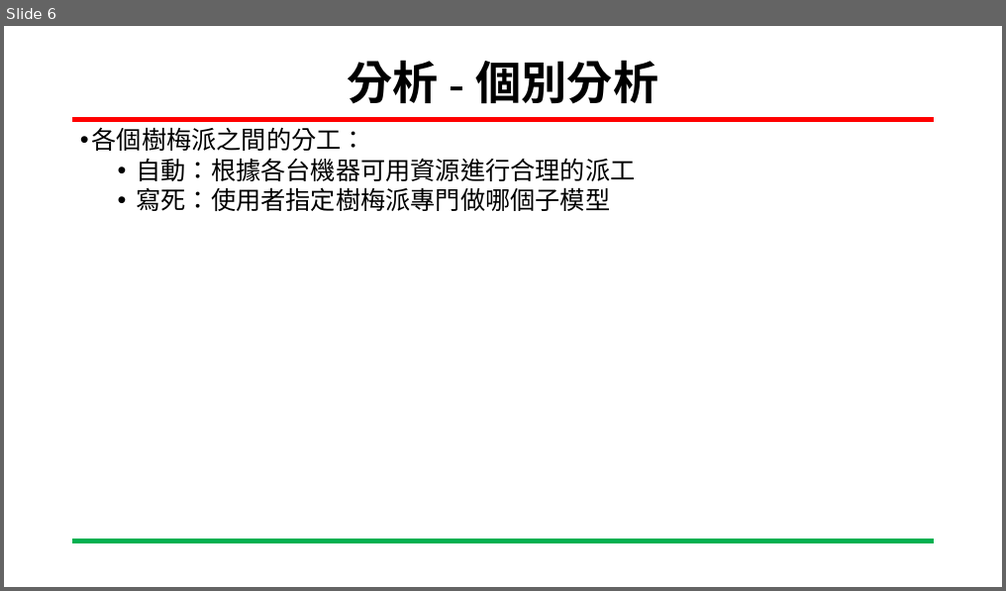
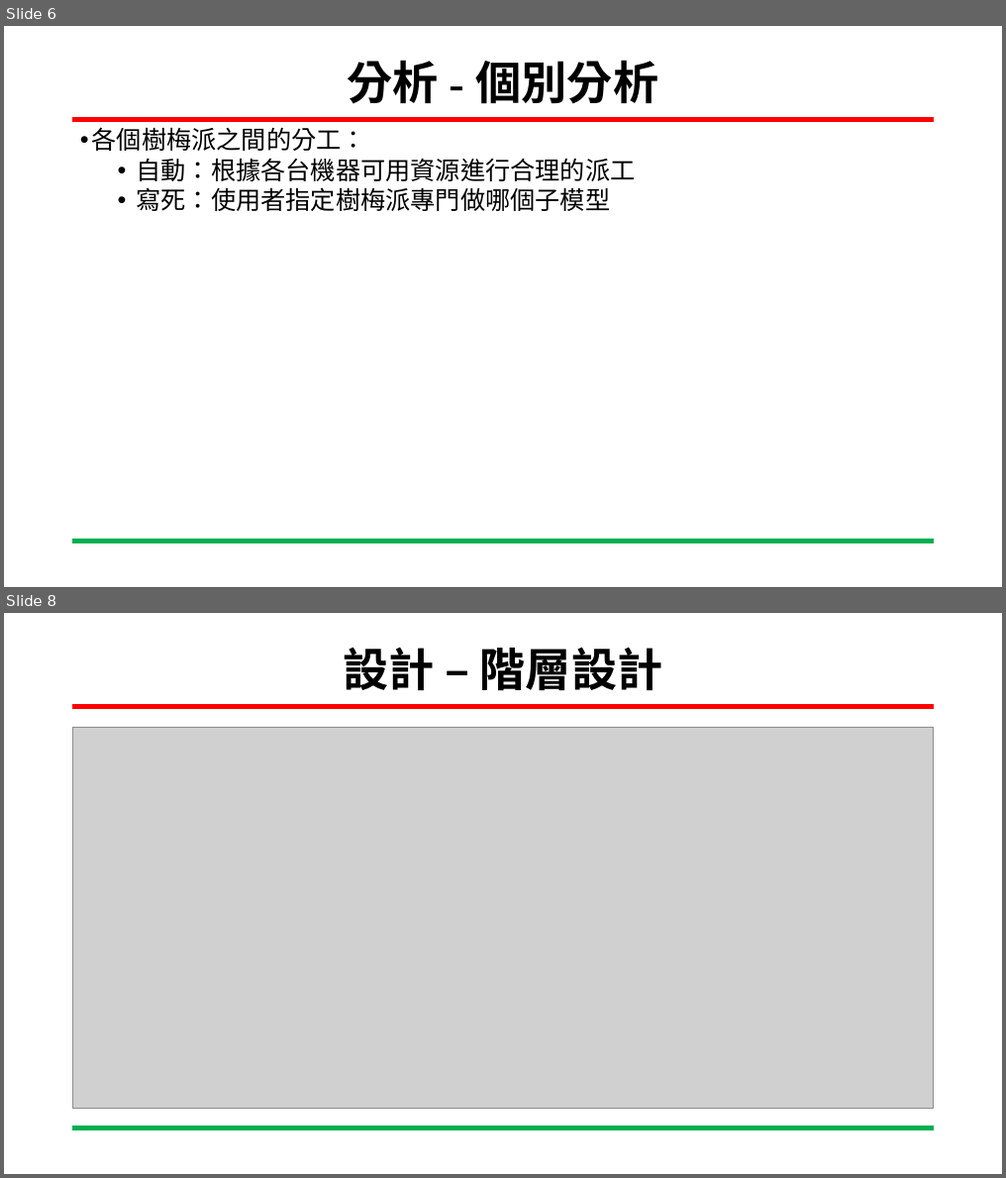
Before and after one commit to YUXING-LEE/image_process, a slide deck: final/基於分散式網路架構訓練階層式分類模型.pptx. Shown one above the other, each under a label of ours: slide 6 before the commit, slides 6 and 8 after it; the slides between them are not shown. The pictures are 1006x591 and 1006x1178 pixels, drawn with LibreOffice and Linux fonts; fonts in the diff are those of the drawing; grey boxes stand for pictures; background and template pictures are left out. Boxes give left, top, right and bottom in pixels: in the first picture for what was removed or moved away, otherwise in the second. Text is boxed around its words. In the diff, an @@ line names an element or a change of style, - is before the commit and + after.

```diff
--- a/final/基於分散式網路架構訓練階層式分類模型.pptx
+++ b/final/基於分散式網路架構訓練階層式分類模型.pptx
@@ slide 8 added at box(4, 613, 1002, 1174), background #FFFFFF; not listed: 2 template elements that a slide beside it also shows @@
@@ title added at box(343, 647, 663, 691), 44 pt, text #000000, bold @@
+設計 – 階層設計
@@ picture added at box(73, 727, 934, 1109) @@
```
Also in this commit, not shown: 1 slide changed, 5 other slides added, 2 other files.
